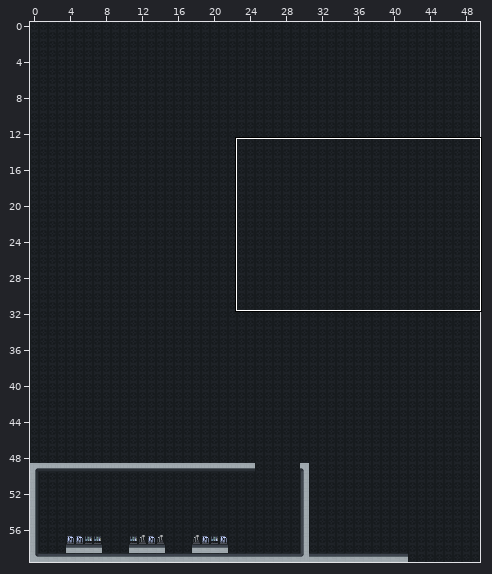
An edit to a level. Tiled map (JSON), core/assets/levels/level_3/level_5.tmj. The first picture is a wide view before the edit; the outline marks the close-up.
Close-up. Before:
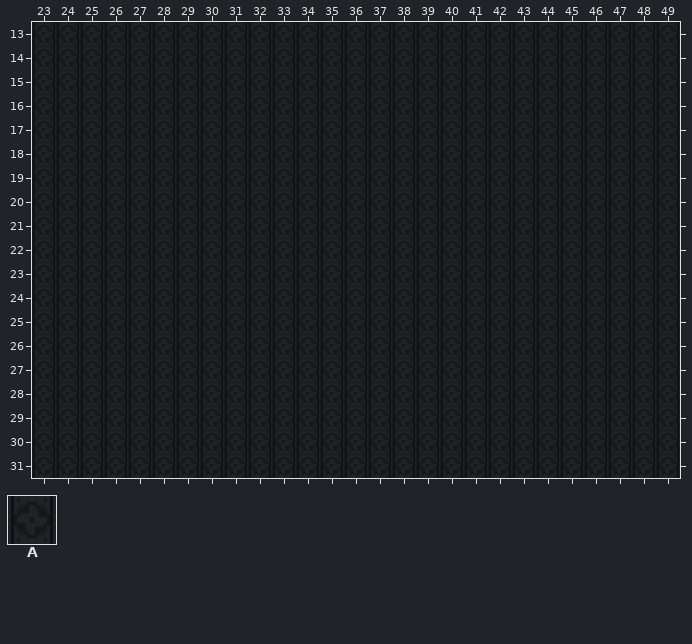
Cells are 16x16 px. Shown: x 23..49, y 13..31. The commit also changed other parts of the map, which this record leaves out.
Key: from "space-tiles": A 64 "Background".
_ is an empty cell.
Objects are placed by their top-left corner, in cells (3,4 is the top-left corner of cell 3,4); size is 1x1 cell unless given.
Layer "Tile Layer 1" before, first column x 23:
13 AAAAAAAAAAAAAAAAAAAAAAAAAAA
14 AAAAAAAAAAAAAAAAAAAAAAAAAAA
15 AAAAAAAAAAAAAAAAAAAAAAAAAAA
16 AAAAAAAAAAAAAAAAAAAAAAAAAAA
17 AAAAAAAAAAAAAAAAAAAAAAAAAAA
18 AAAAAAAAAAAAAAAAAAAAAAAAAAA
19 AAAAAAAAAAAAAAAAAAAAAAAAAAA
20 AAAAAAAAAAAAAAAAAAAAAAAAAAA
21 AAAAAAAAAAAAAAAAAAAAAAAAAAA
22 AAAAAAAAAAAAAAAAAAAAAAAAAAA
23 AAAAAAAAAAAAAAAAAAAAAAAAAAA
24 AAAAAAAAAAAAAAAAAAAAAAAAAAA
25 AAAAAAAAAAAAAAAAAAAAAAAAAAA
26 AAAAAAAAAAAAAAAAAAAAAAAAAAA
27 AAAAAAAAAAAAAAAAAAAAAAAAAAA
28 AAAAAAAAAAAAAAAAAAAAAAAAAAA
29 AAAAAAAAAAAAAAAAAAAAAAAAAAA
30 AAAAAAAAAAAAAAAAAAAAAAAAAAA
31 AAAAAAAAAAAAAAAAAAAAAAAAAAA
After the commit:
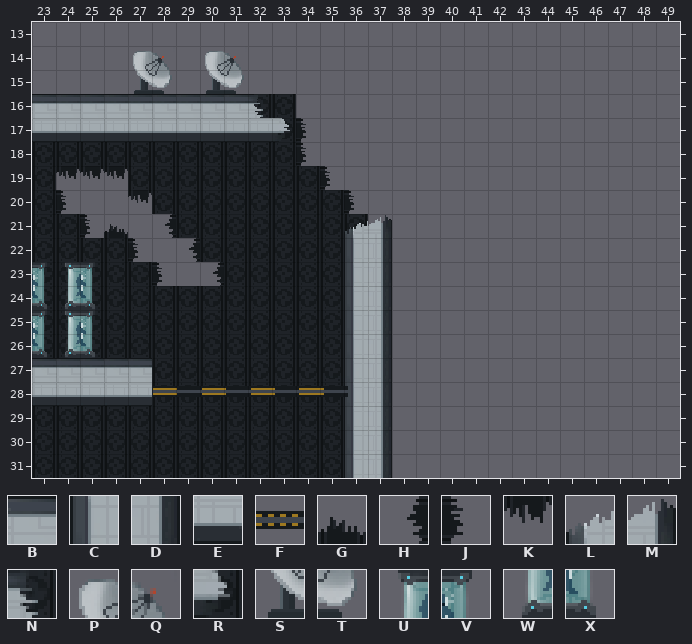
Further tiles: from "space-tiles": B 2, C 17, D 19, E 34, F 117, G 135 "Background", H 150 "Background", J 152 "Background", K 167 "Background", L 169, M 171, N 172, P 199, Q 200, R 204, S 215, T 216, U 229, V 230, W 245, X 246.
See-through tiles are keyed as they look on the map.
Changes in this commit:
Layer "Tile Layer 1":
y 13..15: x 23..49 AAAAAAAAAAAAAAAAAAAAAAAAAAA -> ___________________________
y 16: x 34..49 AAAAAAAAAAAAAAAA -> ________________
y 17..18: x 34..49 AAAAAAAAAAAAAAAA -> J_______________
y 19: x 24..26 AAA -> KKK; x 35..49 AAAAAAAAAAAAAAA -> J______________
y 20: x 24..27 AAAA -> J__K; x 36..49 AAAAAAAAAAAAAA -> J_____________
y 21: x 25..28 AAAA -> JG_H; x 37..49 AAAAAAAAAAAAA -> _____________
y 22: x 27..29 AAA -> J_H; x 37..49 AAAAAAAAAAAAA -> _____________
y 23: x 28..30 AAA -> J_H; x 37..49 AAAAAAAAAAAAA -> _____________
y 24..31: x 37..49 AAAAAAAAAAAAA -> _____________
Layer "Tile Layer 2":
y 14: x 27..28 __ -> PQ; x 30..31 __ -> PQ
y 15: x 27..28 __ -> ST; x 30..31 __ -> ST
y 16: x 23..32 __________ -> BBBBBBBBBN
y 17: x 23..33 ___________ -> EEEEEEEEEER
y 21: x 36..37 __ -> LM
y 22: x 36..37 __ -> CD
y 23: x 23..25 ___ -> VUV; x 36..37 __ -> CD
y 24: x 23..25 ___ -> XWX; x 36..37 __ -> CD
y 25: x 23..25 ___ -> VUV; x 36..37 __ -> CD
y 26: x 23..25 ___ -> XWX; x 36..37 __ -> CD
y 27: x 23..27 _____ -> BBBBB; x 36..37 __ -> CD
y 28: x 23..27 _____ -> EEEEE; x 36..37 __ -> CD
y 29..31: x 36..37 __ -> CD
Layer "Object Layer 1":
added: F at 28.1,27.8 size 8.1x1.3
Changed places in both close-ups, as pixel boxes (x1, y1, x2, y2):
changed: (32, 22, 680, 478)
